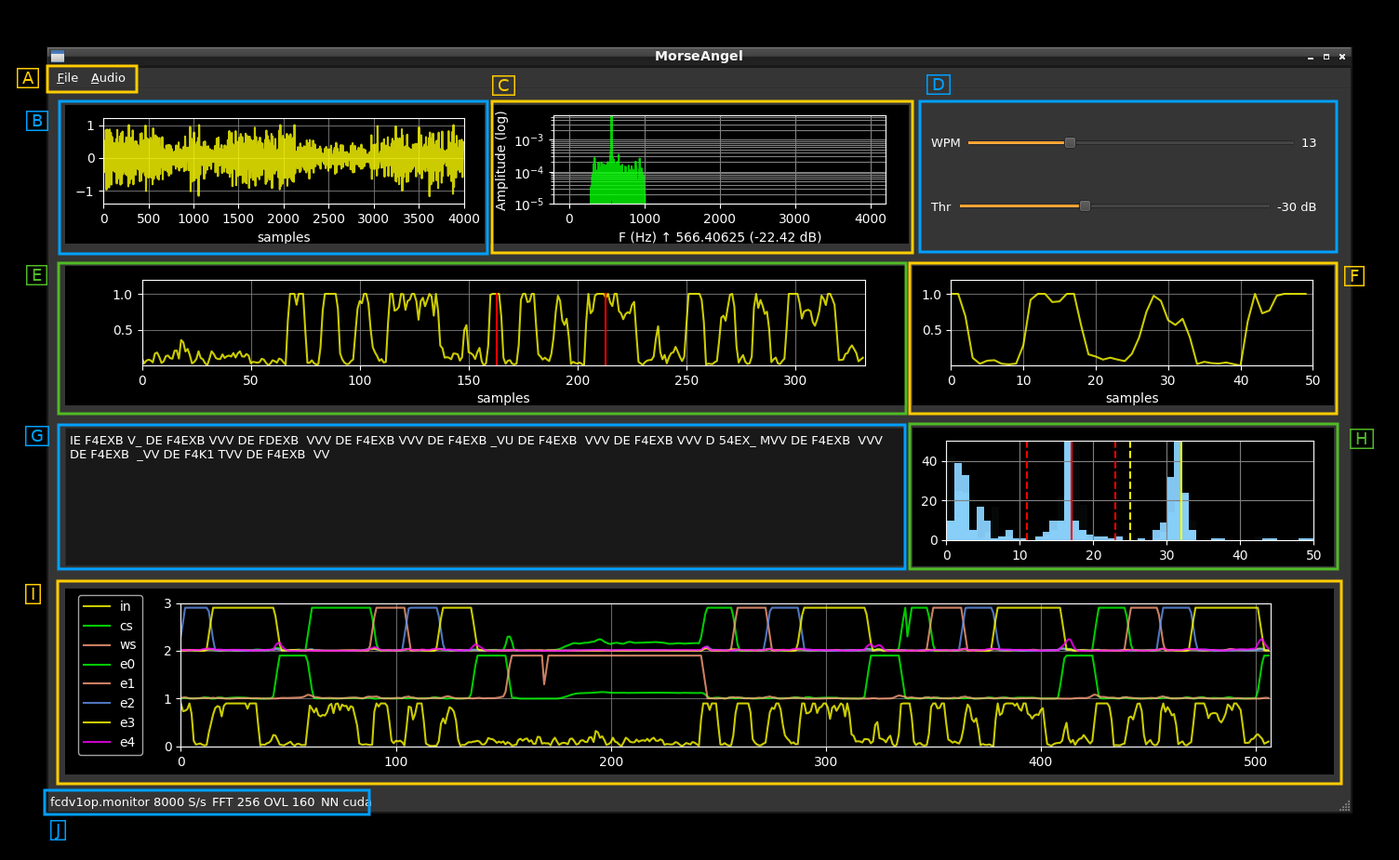
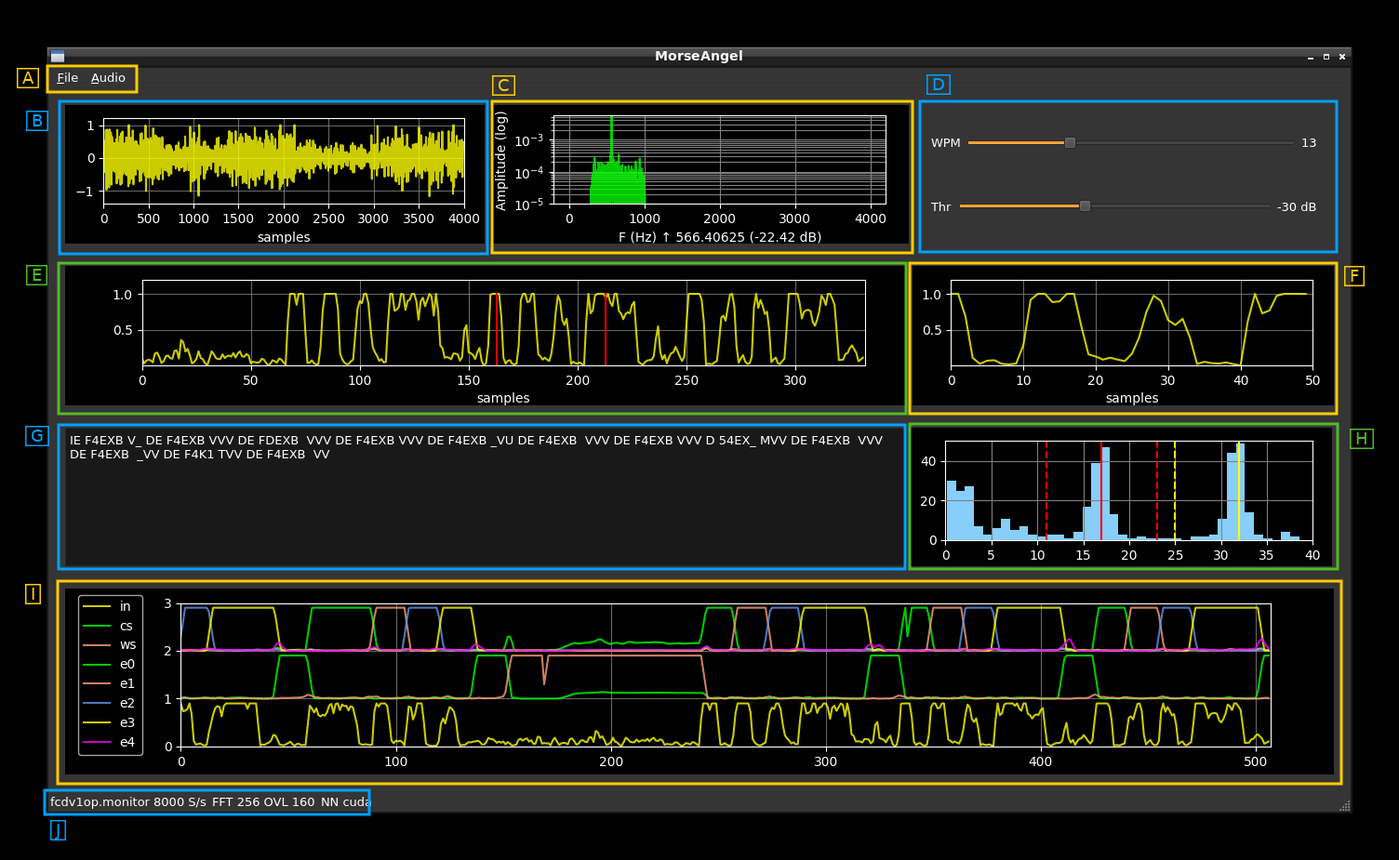
Two versions of the same layered image (w=1399, h=860). Layer-by-layer changes:
renamed "Pasted Layer #2" to "Pasted Layer #3", opacity 96% → 100%, painted on it over [905, 427, 1334, 567]
